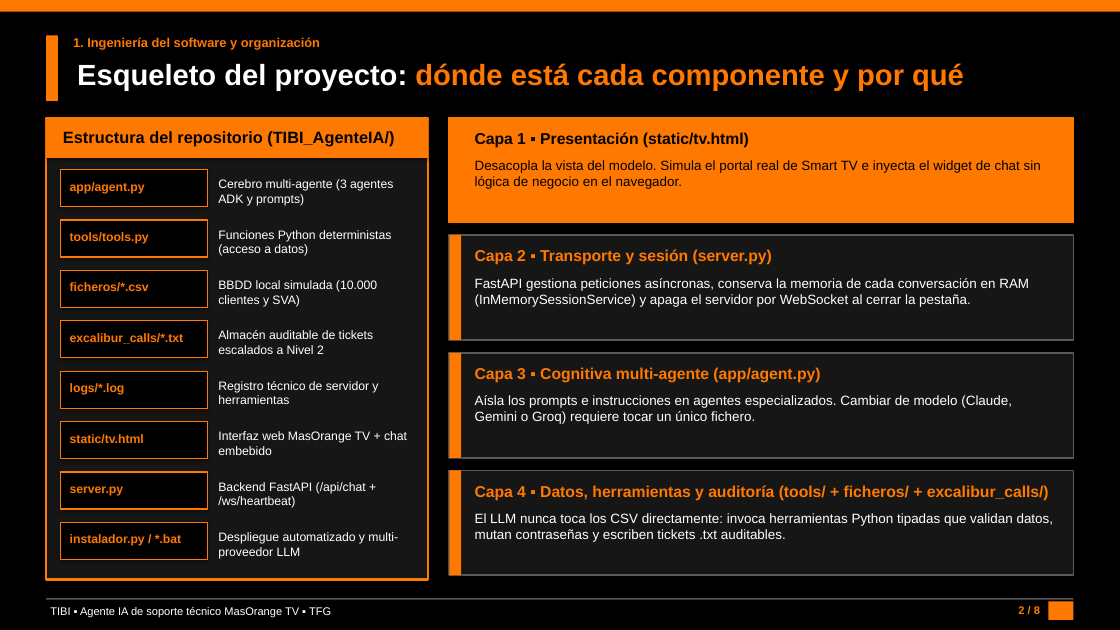
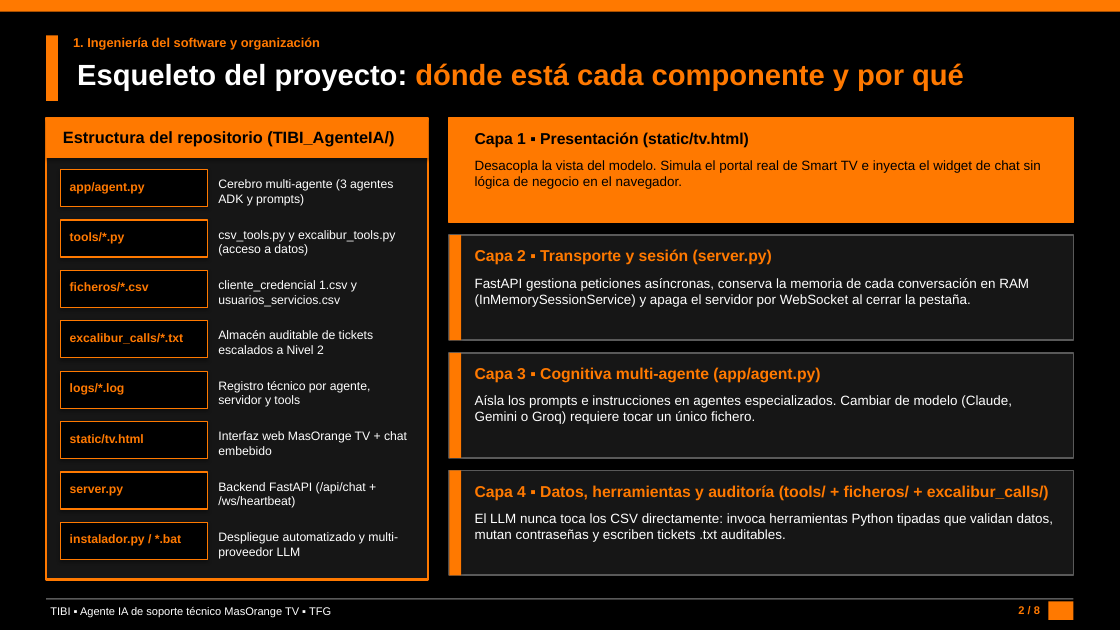
Before and after one commit to DanielBraun11/TIBI_AgenteIA, a slide deck: slide 2 of Presentacion_TFG_TIBI_Orange.pptx. Drawn at 1120x630 pixels with LibreOffice and Linux fonts; fonts in the diff are those of the drawing. Boxes give left, top, right and bottom in pixels: in the first picture for what was removed or moved away, otherwise in the second. Text is boxed around its words. In the diff, an @@ line names an element or a change of style, - is before the commit and + after.

```diff
--- a/Presentacion_TFG_TIBI_Orange.pptx
+++ b/Presentacion_TFG_TIBI_Orange.pptx
@@ text at bbox=[70, 232, 125, 244]: text changed @@
-tools/tools.py
+tools/*.py
@@ text at bbox=[218, 230, 395, 256]: text changed @@
-Funciones Python deterministas (acceso a datos)
+csv_tools.py y excalibur_tools.py (acceso a datos)
@@ text at bbox=[218, 280, 357, 307]: text changed @@
-BBDD local simulada (10.000 clientes y SVA)
+cliente_credencial 1.csv y usuarios_servicios.csv
@@ text at bbox=[218, 381, 371, 407]: text changed @@
-Registro técnico de servidor y herramientas
+Registro técnico por agente, servidor y tools
```
Also in this commit, not shown: 3 other slides changed, 2 other files.
